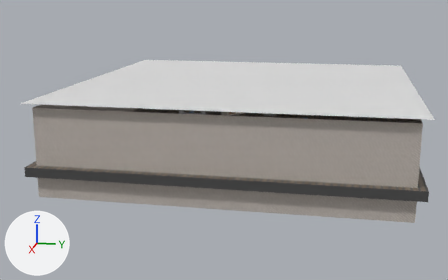
Renders of the glTF model assets/models/level_one.glb from each side of a commit.
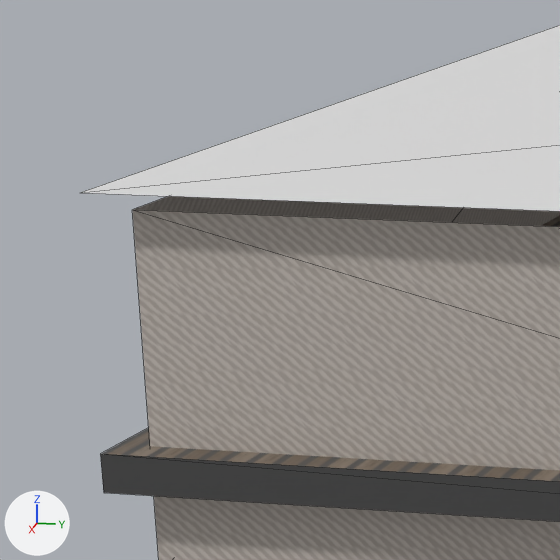
The first picture shows the older version from a camera (50 mm lens) standing at (114.7, 18.4, 27.0) and looking at (1.7, -4.2, -1.2). The close-ups show both versions on the part from 0% to 30% of the width and 20% to 69% of the height of that picture; other places that the commit changed are outside them. Arrows for +X, +Y and +Z are at lower left; the lights stay in place. The close-ups show mesh edges as thin lines. Where no turn or scale is listed for an object, it has been applied to the vertices.

The older version as bpy lines, for what is in view:
```python
me_ceiling_static_invisible = bpy.data.meshes.new('Ceiling.static.invisible')
me_ceiling_static_invisible.from_pydata([(30.0, -30.0, 10.0), (-30.0, -30.0, 10.0), (30.0, 30.0, 10.0), (-30.0, 30.0, 10.0)], [], [(0, 1, 3), (0, 3, 2)])
me_floor_static = bpy.data.meshes.new('Floor.static')
me_floor_static.from_pydata(...)  # a box spanning x -30.0..30.0, y -30.0..30.0, z -1.5..0.0
me_floor_static.materials.append(mat_material)  # picture img_floor
me_outerwalls_static = bpy.data.meshes.new('OuterWalls.static')
me_outerwalls_static.from_pydata(...)  # 8 vertices, 8 faces; spans x -28.7..28.7, y -28.7..28.7, z -6.2..8.2
me_outerwalls_static.materials.append(mat_material_012)  # picture img_walls_01
ob_ceiling = bpy.data.objects.new('Ceiling', me_ceiling_static_invisible)
ob_ceiling.location = (0.0, 0.0, 0.0)
ob_floor = bpy.data.objects.new('Floor', me_floor_static)
ob_floor.location = (0.0, 0.0, 0.0)
ob_outerwalls = bpy.data.objects.new('OuterWalls', me_outerwalls_static)
ob_outerwalls.location = (0.0, 0.0, 1.0)
```
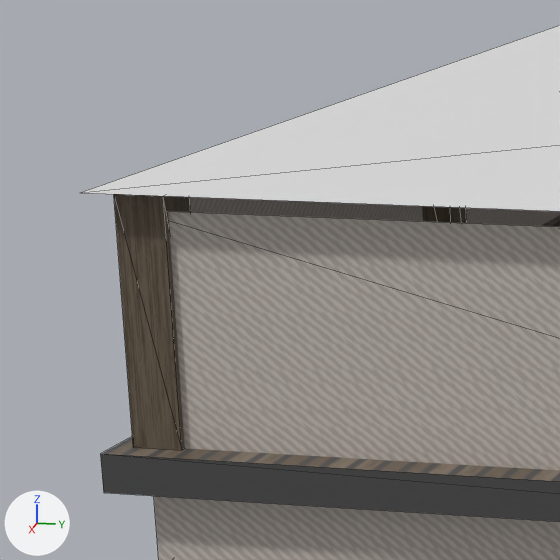
What differs and where, as boxes [x1, y1, x2, y2] in the close-ups (560 x 560 px):
'Column.004', added (brown)
    after: [114, 194, 191, 450]
'Column.005', added
    after: [422, 206, 466, 223]

The edits, one by one:
Picture 'column' (img_column) is new.
Material 'Material.014' (mat_material_014) is new.
Its texture is img_column.
Mesh me_cube_static_005 is new.
It is a box spanning x -1.0..1.0, y -1.0..1.0, z 0.0..9.78.
It uses material mat_material_014 (picture img_column).
Object 'Column.005' (ob_column_005) is new; it shows me_cube_static_005.
Its location is (0.0, -28.24, 0.0).
Object 'Column.004' (ob_column_004) is new; it shows a copy of me_cube_static_005.
Its location is (27.93, -28.24, 0.0).
